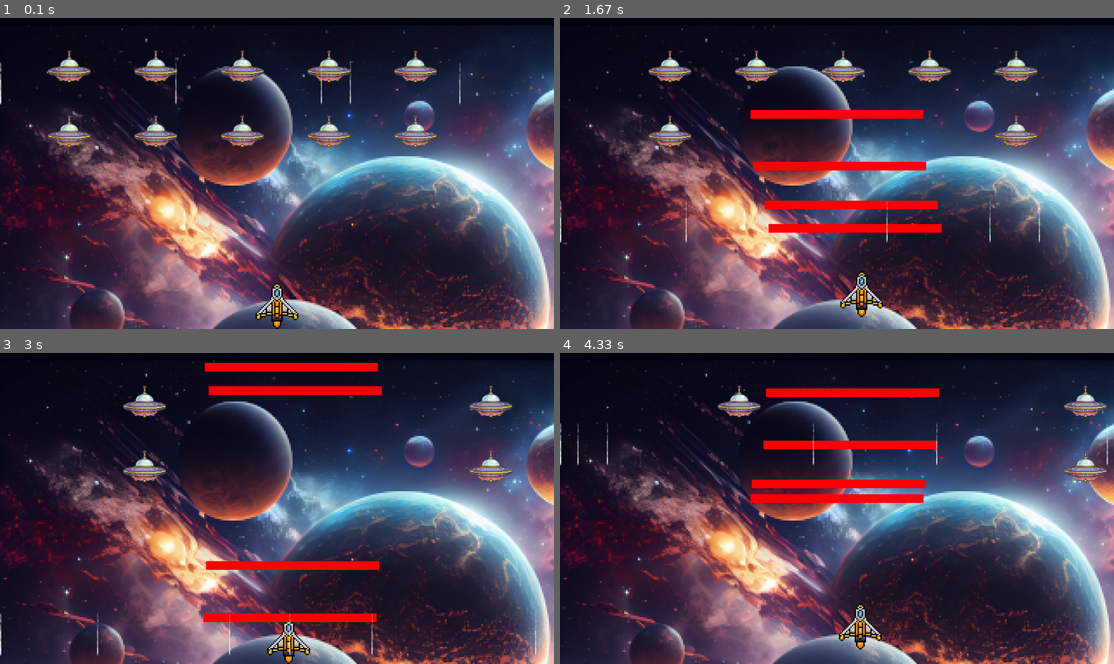
Above: before the commit, frames 1-4 (two rows, left to right).
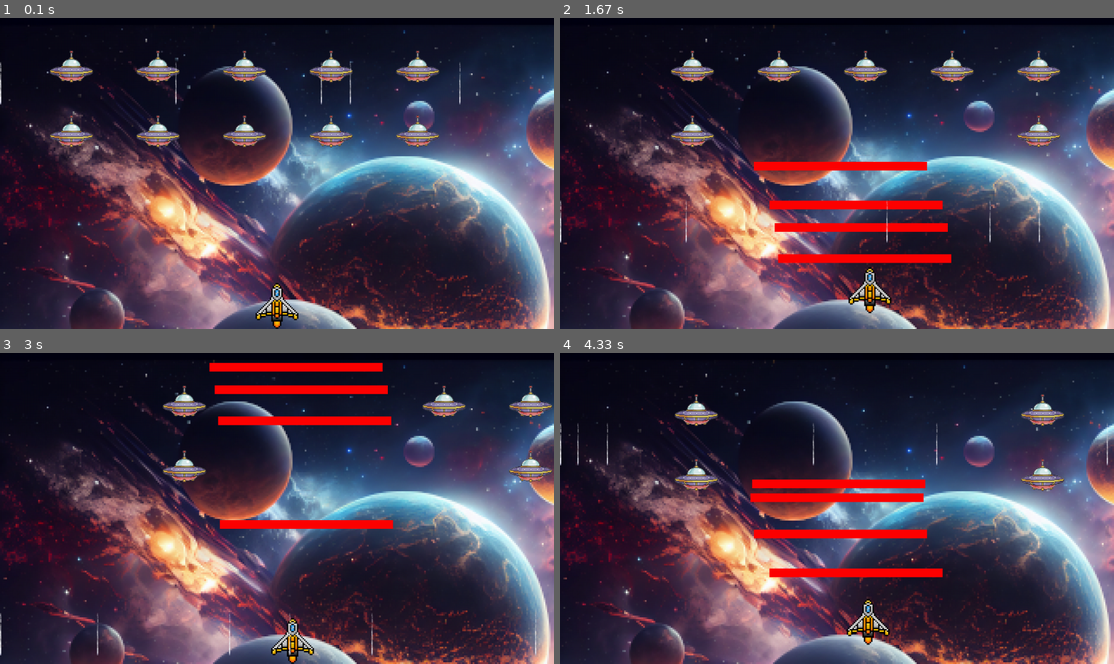
Above: after the commit, the same moments.

Repository: EgorAgafonov/Galaxian_Pygame_
Game: pygame game, started from alien_invasion.py
Two runs of this game, one before a commit and one after it. Both use one fixed random seed, a clock stepped at 60 frames per second and the inputs below.
Inputs:
- Up to frame 1 (0.1 s): no input
- Up to frame 2 (1.67 s): tap Space at 0.33, 0.73, 1.03, 1.23, 1.57 s; hold Right 0.67-1.13 s; hold Up 1.17-1.47 s; hold Right from 1.5 s (still down)
- Up to frame 3 (3 s): tap Space at 1.87, 2.07, 2.37, 2.63, 2.97 s; release Right at 1.97 s; hold Left 2-2.53 s; hold Down 2.57-2.87 s; hold Left from 2.9 s (still down)
- Up to frame 4 (4.33 s): tap Space at 3.27, 3.4, 3.8, 4.1 s; release Left at 3.3 s; hold Up 3.33-3.7 s; hold Right from 3.73 s (still down)

The runs differ from the first frame. In frame 1, 2.2% of the frame differs, in the area x 8-80%, y 10-42%; in frame 2, 7.3%; in frame 3, 7.8%, in the area x 22-100%, y 3-100%; in frame 4, 7.2%.

Commit message:
Raindrop module reworked

Diff:
--- a/alien_invasion.py
+++ b/alien_invasion.py
@@ -11,6 +11,7 @@
 class AlienInvasion:
     def __init__(self):
         """Инициализируем игру и создаем игровые ресурсы."""
+
         pygame.init()
         pygame.display.set_caption("Alien Invasion")
         self.settings = Settings()
@@ -25,6 +26,8 @@
         self._create_aliens_fleet()
         self._create_rain_drops()
 
+        # RUN GAME BLOCK:
+
     def run_game(self):
         """Запуск основного цикла игры"""
 
@@ -35,6 +38,8 @@
             self._update_aliens()
             self._update_rain_drops()
             self._update_screen()
+
+                                                    # KEY EVENTS BLOCK:
 
     def _check_events(self):
         """Обрабатывает нажатия клавиш и события мыши"""
@@ -75,12 +80,7 @@
         elif event.key == pygame.K_q:
             sys.exit()
 
-    def _fire_bullet(self):
-        """Создание нового снаряда и включение его в группу bullets."""
-
-        if len(self.bullets) < self.settings.bullets_limit:
-            new_bullet = Bullet(self)
-            self.bullets.add(new_bullet)
+            # UPDATES BLOCK:
 
     def _update_bullets(self):
         """Обновление позиции снарядов, удаление старых снарядов за пределами видимой области экрана, а также
@@ -92,13 +92,7 @@
         for bullet in self.bullets.copy():
             if bullet.rect.bottom <= 0:
                 self.bullets.remove(bullet)
-
-        #  проверка попаданий в пришельцев
-        #  при обнаружении попадания удалить снаряд и пришельца
-        collisions = pygame.sprite.groupcollide(self.bullets, self.aliens, False, True)
-        if not self.aliens:
-            self.bullets.empty()
-            self._create_aliens_fleet()
+        self._check_bullet_alien_collision()
 
     def _update_rain_drops(self):
         """Обновляет позицию всех дождевых потоков"""
@@ -115,6 +109,28 @@
 
         self._check_fleet_edges()
         self.aliens.update()
+        if pygame.sprite.spritecollideany(self.ship, self.aliens):
+            print('Ship hit!!!')
+
+                                                  # GAME METHODS BLOCK:
+
+    def _fire_bullet(self):
+        """Создание нового снаряда и включение его в группу bullets."""
+
+        if len(self.bullets) < self.settings.bullets_limit:
+            new_bullet = Bullet(self)
+            self.bullets.add(new_bullet)
+
+    def _check_bullet_alien_collision(self):
+        """Обработка коллизий спрайтов между снарядами и кораблями пришельцев. При пересечении пуля и корабль
+        пришельца удаляются (корабль пришельца сбит). """
+
+        #  проверка попаданий в пришельцев
+        #  при обнаружении попадания удалить снаряд и пришельца
+        collisions = pygame.sprite.groupcollide(self.bullets, self.aliens, True, True)
+        if not self.aliens:
+            self.bullets.empty()
+            self._create_aliens_fleet()
 
     def _create_alien(self, alien_number, row_number):
         """Создание пришельца и размещение в ряду"""
--- a/settings.py
+++ b/settings.py
@@ -13,11 +13,11 @@
         self.screen_height = self.background_image.get_height()
 
         self.meteor_speed = 3
-        self.ship_speed = 1.5
-        self.alien_speed = 1
+        self.ship_speed = 2
+        self.alien_speed = 1.5
 
         self.fleet_drop_speed = 20
-        # self.fleet_direction = 1 - движение пришельцев вправо по оси y, -1 - движение пришельцев влево
+        # self.fleet_direction = 1 - движение пришельцев вправо по оси x, -1 - движение пришельцев влево
         self.fleet_direction = 1
 
         self.bullet_width = 400
